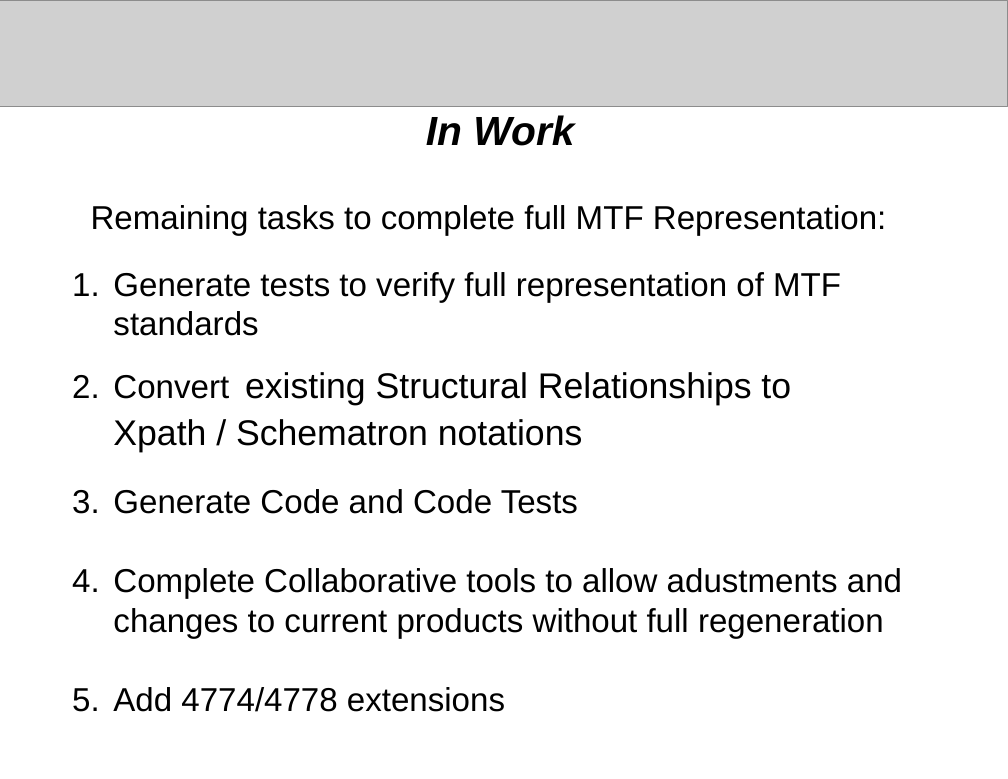
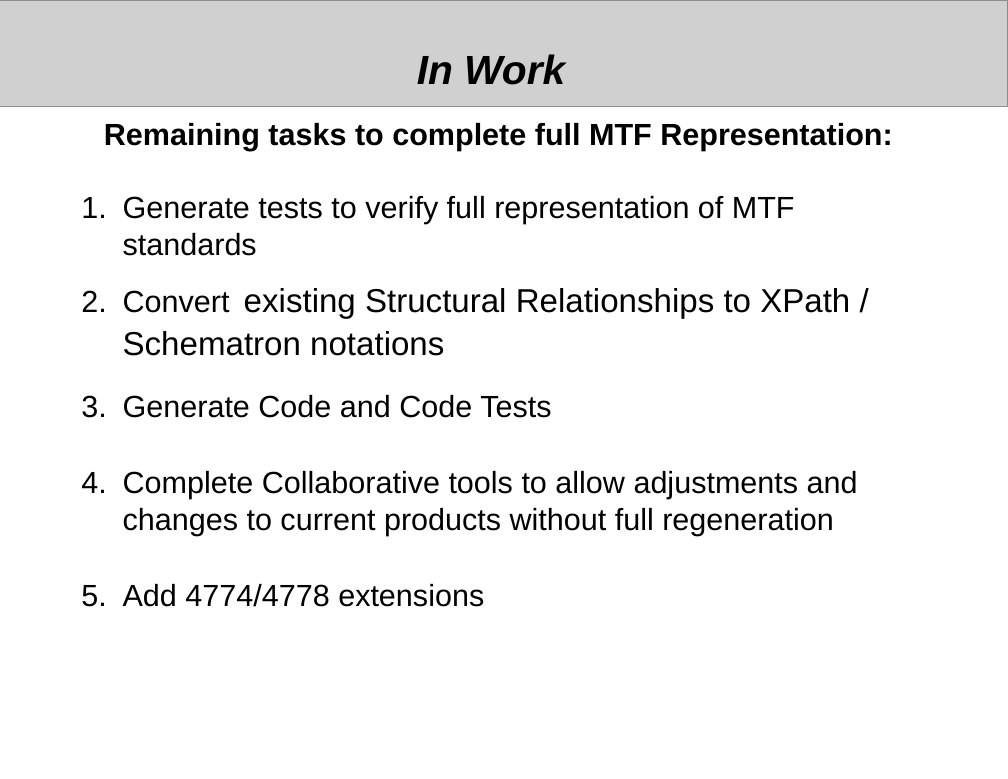
Before and after one commit to mil-oss/MTFXML, a slide deck: slide 5 of NCDF_MTF/Doc/NATO_MTF_NCDF.odp. Drawn at 1008x779 pixels with LibreOffice and Linux fonts; fonts in the diff are those of the drawing; grey boxes stand for pictures. Boxes give left, top, right and bottom in pixels: in the first picture for what was removed or moved away, otherwise in the second. Text is boxed around its words. In the diff, an @@ line names an element or a change of style, - is before the commit and + after.

```diff
--- a/NCDF_MTF/Doc/NATO_MTF_NCDF.odp
+++ b/NCDF_MTF/Doc/NATO_MTF_NCDF.odp
@@ text "In Work": place and size @@
-text "In Work" at bbox=[426, 115, 574, 146]
+text "In Work" at bbox=[417, 54, 565, 85]
@@ text "Remaining tasks to complete full ...": place and size @@
-text "Remaining tasks to complete full ..." at bbox=[91, 205, 902, 712]
+text "Remaining tasks to complete full ..." at bbox=[104, 123, 892, 607]
@@ text at bbox=[104, 123, 892, 607]: size 26 to 24 pt in "Remaining tasks to complete full MTF Representation:", "Generate tests to verify full representation of ...", "Generate Code and Code Tests", "Add 4774/4778 extensions"; bold on in "Remaining tasks to complete full MTF Representation:" @@
@@ text at bbox=[123, 288, 850, 356]: text changed; size 28 to 26 pt @@
-2. Convert existing Structural Relationships to Xpath / Schematron notations
+2. Convert existing Structural Relationships to XPath / Schematron notations
@@ text at bbox=[123, 471, 858, 535]: text changed; size 26 to 24 pt @@
-4. Complete Collaborative tools to allow adustments and changes to current products without full regeneration
+4. Complete Collaborative tools to allow adjustments and changes to current products without full regeneration
```
Also in this commit, not shown: 6 other slides changed, 12 other files.
